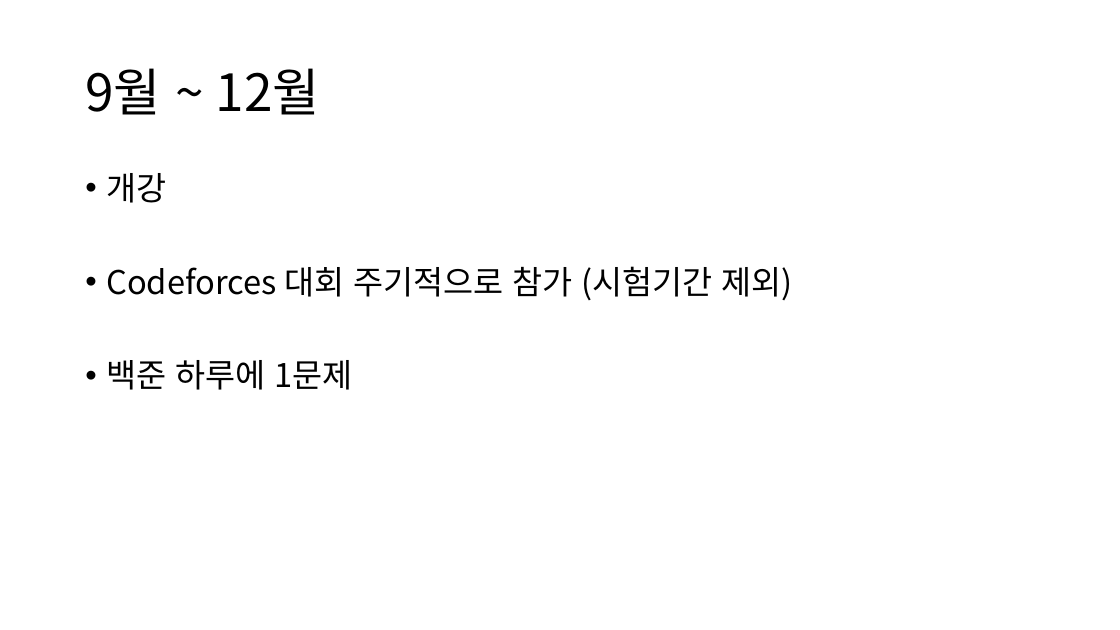
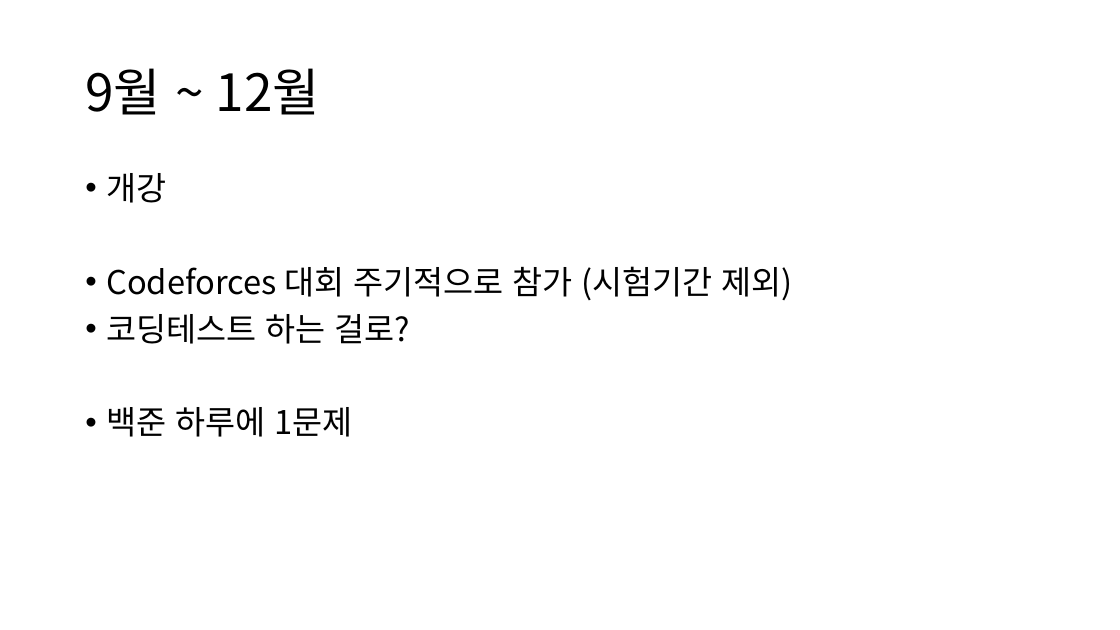
Before and after one commit to scottsuk0306/BOJ, a slide deck: slide 6 of Plan/Algorithm Study.pptx. Drawn at 1120x630 pixels with LibreOffice and Linux fonts; fonts in the diff are those of the drawing. Boxes give left, top, right and bottom in pixels: in the first picture for what was removed or moved away, otherwise in the second. Text is boxed around its words. In the diff, an @@ line names an element or a change of style, - is before the commit and + after.

```diff
--- a/Plan/Algorithm Study.pptx
+++ b/Plan/Algorithm Study.pptx
@@ text at bbox=[106, 314, 411, 344]: paragraph added @@
+• 코딩테스트 하는 걸로?
```
Also in this commit, not shown: 1 other file.
